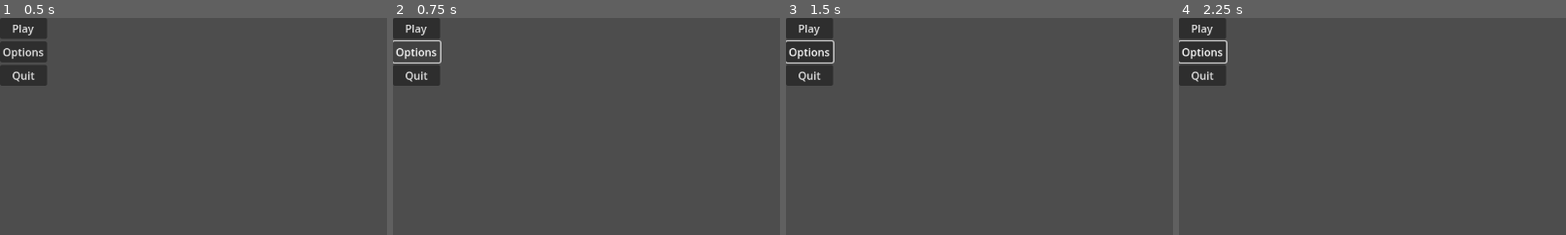
Above: before the commit, frames 1-4 (left to right).
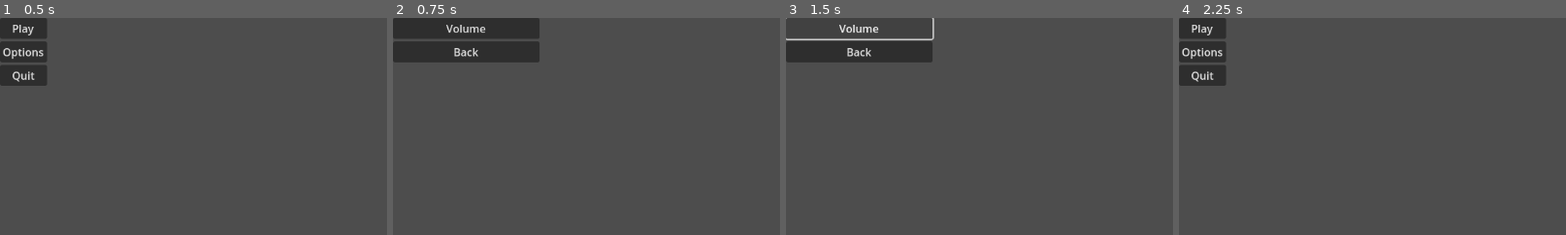
Above: after the commit, the same moments.

Repository: maicow259/guessthenumber
Game: Godot game, scene res://Scene/main.tscn
Two runs of this game, one before a commit and one after it. Both use one fixed random seed, a clock stepped at 60 frames per second and the inputs below.
Inputs (mouse positions are % of the whole screen's width and height, from its top left):
- Up to frame 1 (0.5 s): no input
- Up to frame 2 (0.75 s): click "Options" at 0.5 s
- Up to frame 3 (1.5 s): click (9, 2) at 1.25 s, where only the run after the commit has a clickable "Volume"
- Up to frame 4 (2.25 s): click (9, 8) at 2 s, where only the run after the commit has a clickable "Back"
The pictures show only the part of the screen within x 0-50%, y 0-50%; the shares and areas given below are measured in that part.

Frame 1 is identical in both runs. In frame 2, 6.5% of the frame differs, in the area x 0-38%, y 0-32%; in frame 3, 4.6%; in frame 4, 0.2%.

Commit message:
Criado os sinais para transição de telas

Diff:
--- /dev/null
+++ b/Scene/options.tscn
@@ -0,0 +1,30 @@
+[gd_scene load_steps=2 format=3 uid="uid://bmdh20fauqub2"]
+
+[ext_resource type="Script" path="res://Script/options.gd" id="1_41dkw"]
+
+[node name="Options" type="Control"]
+layout_mode = 3
+anchors_preset = 15
+anchor_right = 1.0
+anchor_bottom = 1.0
+grow_horizontal = 2
+grow_vertical = 2
+script = ExtResource("1_41dkw")
+
+[node name="MarginContainer" type="MarginContainer" parent="."]
+layout_mode = 0
+offset_right = 218.0
+offset_bottom = 265.0
+
+[node name="VBoxContainer" type="VBoxContainer" parent="MarginContainer"]
+layout_mode = 2
+
+[node name="Volume" type="Button" parent="MarginContainer/VBoxContainer"]
+layout_mode = 2
+text = "Volume"
+
+[node name="Back" type="Button" parent="MarginContainer/VBoxContainer"]
+layout_mode = 2
+text = "Back"
+
+[connection signal="pressed" from="MarginContainer/VBoxContainer/Back" to="." method="_on_back_pressed"]
--- a/Script/main.gd
+++ b/Script/main.gd
@@ -1,20 +1,47 @@
 extends Node
 
 const MENU = preload("res://Scene/menu.tscn")
-# Called when the node enters the scene tree for the first time.
+const GAME_SCENE = preload("res://Scene/game_scene.tscn")
+const OPTIONS_SCENE = preload("res://Scene/options.tscn")
+
+
+
 func _ready() -> void:
 	_change_to_menu()
 
 
-# Called every frame. 'delta' is the elapsed time since the previous frame.
-func _process(delta: float) -> void:
-	pass
-
-
+# Função para trocar para a cena de Menu
 func _change_to_menu():
-	if $scene != null:
-		$scene.queue_free()
+	if get_child_count() > 0:
+		var current_scene = get_child(0)
+		current_scene.queue_free()
 
 	var menu_instance = MENU.instantiate()
 
 	add_child(menu_instance)
+
+	menu_instance.connect("start_game", Callable(self, "_change_to_game"))
+	menu_instance.connect("go_to_options", Callable(self, "_change_to_options"))
+
+# Função para trocar para a cena de Game
+func _change_to_game():
+	if get_child_count() > 0:
+		var current_scene = get_child(0)
+		current_scene.queue_free()
+
+	var game_instance = GAME_SCENE.instantiate()
+
+	add_child(game_instance)
+
+# Função para trocar para a cena de Options
+func _change_to_options():
+	if get_child_count() > 0:
+		var current_scene = get_child(0)
+		current_scene.queue_free()
+
+	var options_instance = OPTIONS_SCENE.instantiate()
+
+	add_child(options_instance)
+
+	# Conectar o sinal 'back_to_menu' da Options Scene sempre que ela for carregada
+	options_instance.connect("back_to_menu", Callable(self, "_change_to_menu"))
--- a/Script/menu.gd
+++ b/Script/menu.gd
@@ -1,14 +1,14 @@
 extends Control
 
-
+signal start_game
+signal go_to_options
 
 func _on_play_pressed() -> void:
-	get_tree().change_scene_to_file("res://Scene/game_scene.tscn")
-
+	emit_signal("start_game")
 
 
 func _on_options_pressed() -> void:
-	pass # Replace with function body.
+	emit_signal("go_to_options")
 
 
 func _on_quit_pressed() -> void:
--- /dev/null
+++ b/Script/options.gd
@@ -0,0 +1,6 @@
+extends Control
+
+signal back_to_menu
+
+func _on_back_pressed() -> void:
+	emit_signal("back_to_menu")
Not shown, added: Scene/men1BEB.tmp
